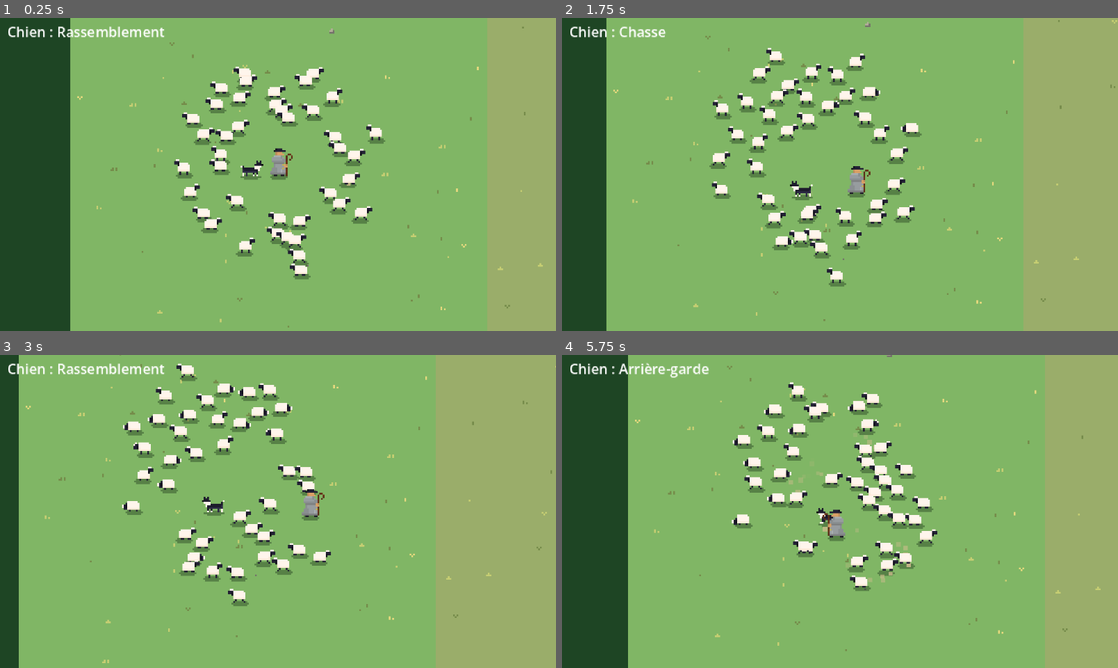
Above: before the commit, frames 1-4 (two rows, left to right).
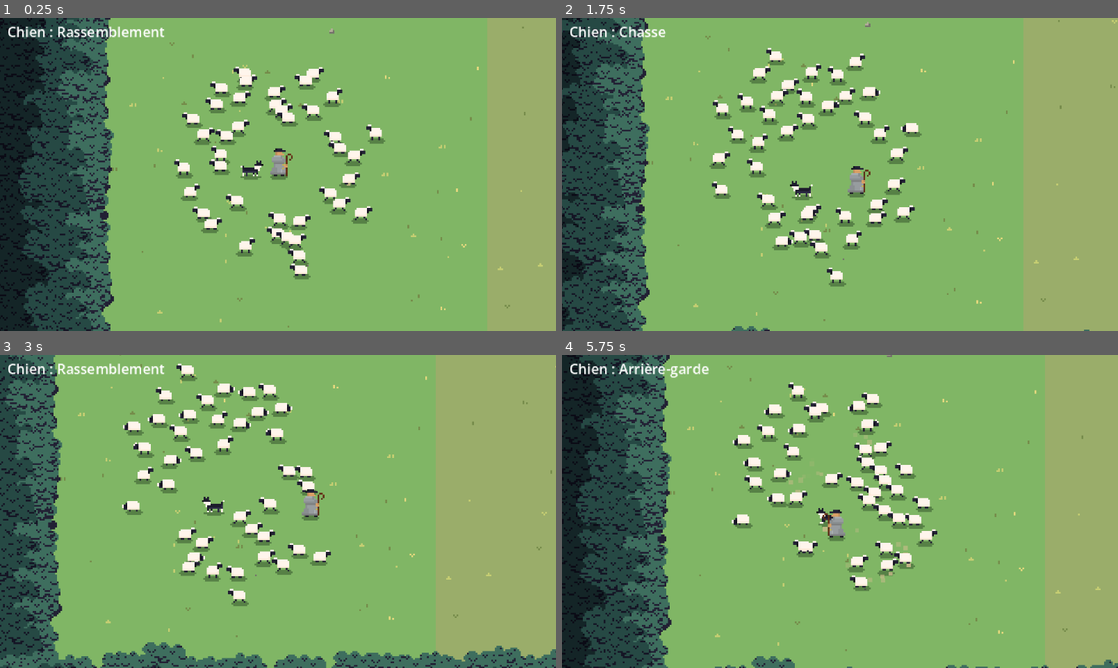
Above: after the commit, the same moments.

Repository: jaimegomesparente/wooly-caravan
Game: Godot game, scene res://scenes/main/main.tscn
Same seed, same stepped clock (60 frames per second), same inputs: the game is played once before the commit and once after it.
Inputs (mouse positions are in pixels of both pictures, inside the frame that each line leads up to):
- Up to frame 1 (0.25 s): no input
- Up to frame 2 (1.75 s): move the mouse to (962, 158) at 0.52 s; hold Right (move_right) 0.53-1.28 s; tap Space (dog_mode) at 0.6, 1.35 s; move the mouse to (728, 190) at 1.27 s; hold Down (move_down) from 1.28 s (still down)
- Up to frame 3 (3 s): move the mouse to (333, 442) at 2.02 s; release Down (move_down) at 2.03 s; hold Right (move_right) 2.03-2.78 s; hold Mouse wheel up (zoom_in) 2.03-2.78 s; tap Space (dog_mode) at 2.3 s; move the mouse to (250, 574) at 2.77 s; hold Up (move_up) from 2.78 s (still down); tap Mouse wheel down (zoom_out) at 2.85 s
- Up to frame 4 (5.75 s): tap Space (dog_mode) at 3.05, 3.6, 4.35, 5.3 s; move the mouse to (1006, 558) at 3.52 s; release Up (move_up) at 3.53 s; hold Left (move_left) 3.53-5.03 s; move the mouse to (673, 464) at 4.27 s; move the mouse to (867, 511) at 5.02 s; hold Down (move_down) from 5.03 s (still down); hold Mouse wheel up (zoom_in) from 5.03 s (still down)

The runs differ from the first frame. In frame 1, 19% of the frame differs, in the area x 0-21%, y 0-100%; in frame 2, 15%; in frame 3, 14%; in frame 4, 18%.

Commit message:
feat(main): forest edges made of tree sprites

Diff:
--- /dev/null
+++ b/scenes/main/forest.gd
@@ -0,0 +1,144 @@
+class_name Forest
+extends Node2D
+## The forest all around the trip, made of tree sprites in rows parallel to each wall. Its front line
+## stands up to `overflow` px on the walkable band and recedes here and there (a smooth noise), with
+## clearings where no tree grows. Its trees are y-sorted with the sheep, the dog and the wolves (keep
+## it a direct child of a y-sorted node): the bottom rows hide what walks behind them. Trees and the
+## ground under them darken by levels toward the back.
+
+enum Wall { TOP, BOTTOM, LEFT, RIGHT }
+
+## Sheet of tree variants, one per cell, the tree's foot at the bottom of the cell.
+@export var tree_texture: Texture2D
+## Number of cells of the sheet in a row, and how many of them (from the left) hold a tree.
+@export var sheet_cells: int = 9
+@export var variants: int = 3
+@export var cell_size: int = 48
+## Column of the trunk in a cell (px from the cell's left side).
+@export var trunk_x: int = 20
+## How far (px) the front line stands inside the walkable band, where it does not recede.
+@export var overflow: float = 16.0
+## Distance (px) between two trees of a row, and between two rows.
+@export var spacing: float = 14.0
+@export var row_spacing: float = 12.0
+## Random shift (px) of each tree, along its row and away from the path.
+@export var jitter: float = 4.0
+## Same seed = same forest every run.
+@export var layout_seed: int = 1
+
+@export_group("Edge")
+## How far (px) the front line recedes at most, and how fast it varies along the walls.
+@export var edge_wobble: float = 14.0
+@export var edge_frequency: float = 0.02
+## No tree where the clearing noise is above this (-1 to 1; higher = fewer clearings).
+@export var clearing_threshold: float = 0.3
+@export var clearing_frequency: float = 0.05
+
+@export_group("Depth")
+## Levels from the front to the back, by depth (px behind the front line) where each starts: tree
+## tint, and ground shade (later levels draw over earlier ones; negative = in front of the trunks).
+@export var tint_starts: Array[float] = [0.0, 10.0, 30.0]
+@export var tint_colors: Array[Color] = [Color.WHITE, Color(0.62, 0.66, 0.72), Color(0.32, 0.34, 0.42)]
+@export var shade_starts: Array[float] = [-4.0, 4.0, 16.0]
+@export var shade_colors: Array[Color] = [Color(0.43, 0.52, 0.31), Color(0.3, 0.4, 0.23), Color(0.17, 0.22, 0.17)]
+
+var _trail: Ground
+var _edge_noise := FastNoiseLite.new()
+var _clearing_noise := FastNoiseLite.new()
+
+
+func _ready() -> void:
+	y_sort_enabled = true
+	_trail = get_tree().get_first_node_in_group("trail") as Ground
+	if _trail == null or tree_texture == null:
+		return
+	_edge_noise.seed = layout_seed
+	_edge_noise.frequency = edge_frequency
+	_clearing_noise.seed = layout_seed + 1
+	_clearing_noise.frequency = clearing_frequency
+	var rng := RandomNumberGenerator.new()
+	rng.seed = layout_seed
+	var e := _trail.edge_depth
+	# How far out (px from the wall) trees still show: past -edge_depth a whole tree is above the
+	# camera limit; a crown (cell_size tall, about half a cell wide) shows from farther below or beside.
+	var limits := {Wall.TOP: e, Wall.BOTTOM: e + cell_size, Wall.LEFT: e + cell_size / 2.0, Wall.RIGHT: e + cell_size / 2.0}
+	for side: Wall in limits:
+		var span := _span(side)
+		var depth := 0.0
+		while _out(side, span.x, depth) - edge_wobble < limits[side]:
+			var along := span.x + rng.randf() * spacing
+			while along < span.y:
+				var at := along + rng.randf_range(-jitter, jitter)
+				var tree_depth := depth + rng.randf() * jitter
+				if _out(side, at, tree_depth) < limits[side]:
+					_plant(rng, _point(side, at, _out(side, at, tree_depth)), tree_depth)
+				along += spacing
+			depth += row_spacing
+
+	var shade := Node2D.new()
+	# Below the trees and the entities, above the ground.
+	shade.z_index = -1
+	shade.draw.connect(_draw_shade.bind(shade))
+	add_child(shade)
+
+
+func _plant(rng: RandomNumberGenerator, foot: Vector2, depth: float) -> void:
+	foot = foot.round()
+	if _clearing_noise.get_noise_2dv(foot) > clearing_threshold:
+		return
+	var tree := Sprite2D.new()
+	tree.texture = tree_texture
+	tree.hframes = sheet_cells
+	tree.frame = rng.randi() % variants
+	tree.offset = Vector2(cell_size / 2.0 - trunk_x, -cell_size / 2.0)
+	tree.modulate = tint_colors[_level(tint_starts, depth)] if not tint_colors.is_empty() else Color.WHITE
+	tree.position = foot
+	add_child(tree)
+
+
+## Range covered along a side: the top and bottom rows run past the corners, under the side rows.
+func _span(side: Wall) -> Vector2:
+	if side == Wall.TOP or side == Wall.BOTTOM:
+		var reach := _trail.edge_depth + cell_size / 2.0
+		return Vector2(-reach, _trail.length + reach)
+	return Vector2(0.0, _trail.height)
+
+
+## Distance (px) out from the wall of a point `depth` px behind the front line.
+func _out(side: Wall, along: float, depth: float) -> float:
+	var recess := (_edge_noise.get_noise_2d(along, side * 1000.0) * 0.5 + 0.5) * edge_wobble
+	return depth - overflow + recess
+
+
+func _point(side: Wall, along: float, out: float) -> Vector2:
+	match side:
+		Wall.TOP:
+			return Vector2(along, -out)
+		Wall.BOTTOM:
+			return Vector2(along, _trail.height + out)
+		Wall.LEFT:
+			return Vector2(-out, along)
+	return Vector2(_trail.length + out, along)
+
+
+## Index of the last level whose start is at or before depth.
+func _level(starts: Array[float], depth: float) -> int:
+	var level := 0
+	for i in starts.size():
+		if depth >= starts[i]:
+			level = i
+	return level
+
+
+## Each level is drawn 1 px stripe by 1 px stripe along each side, from its start out past the
+## camera limit, so its border follows the front line smoothly.
+func _draw_shade(canvas: Node2D) -> void:
+	var far := _trail.edge_depth + cell_size
+	for level in mini(shade_starts.size(), shade_colors.size()):
+		for side: Wall in [Wall.TOP, Wall.BOTTOM, Wall.LEFT, Wall.RIGHT]:
+			var span := _span(side)
+			for along in range(floori(span.x), ceili(span.y)):
+				var out := roundf(_out(side, along, shade_starts[level]))
+				var from := _point(side, along, out)
+				var to := _point(side, along + 1, far)
+				canvas.draw_rect(Rect2(from, to - from).abs(), shade_colors[level])
--- a/scenes/main/ground.gd
+++ b/scenes/main/ground.gd
@@ -1,7 +1,7 @@
 class_name Ground
 extends Node2D
 ## One trip: a band from (0, 0) to (length, height) walked from left to right, with a start and
-## an end pasture, walls all around and a dark forest edge drawn beyond the top and bottom.
+## an end pasture, walls all around; the grass goes on beyond them, under the forest (`Forest`).
 
 ## Tuft shapes, as pixel offsets from the tuft's top-left corner.
 const TUFT_SHAPES: Array = [
@@ -38,8 +38,6 @@
 @export_group("Palette")
 @export var grass_color: Color = Color(0.605, 0.68, 0.415, 1.0)
 @export var patch_color: Color = Color(0.502, 0.712, 0.395, 1.0)
-@export var edge_color: Color = Color(0.12, 0.27, 0.14)
-@export var edge_line_color: Color = Color(0.08, 0.19, 0.1)
 @export var tuft_dark_color: Color = Color(0.46, 0.544, 0.289)
 @export var tuft_light_color: Color = Color(0.775, 0.806, 0.446)
 @export var tuft_bright_color: Color = Color(0.9, 0.85, 0.493)
@@ -75,12 +73,10 @@
 
 func _draw() -> void:
 	var e := edge_depth
-	draw_rect(Rect2(-e, -e, length + e * 2.0, height + e * 2.0), edge_color)
-	draw_rect(bounds(), grass_color)
-	draw_rect(Rect2(0, 0, patch_width, height), patch_color)
-	draw_rect(Rect2(length - patch_width, 0, patch_width, height), patch_color)
-	draw_rect(Rect2(-e, -2, length + e * 2.0, 2), edge_line_color)
-	draw_rect(Rect2(-e, height, length + e * 2.0, 2), edge_line_color)
+	draw_rect(Rect2(-e, -e, length + e * 2.0, height + e * 2.0), grass_color)
+	# The pastures run on under the forest at the left and right ends.
+	draw_rect(Rect2(-e, 0, patch_width + e, height), patch_color)
+	draw_rect(Rect2(length - patch_width, 0, patch_width + e, height), patch_color)
 
 	var rng := RandomNumberGenerator.new()
 	rng.seed = layout_seed
--- a/scenes/main/main.tscn
+++ b/scenes/main/main.tscn
@@ -11,8 +11,10 @@
 [ext_resource type="Script" uid="uid://bo1b31a41aamx" path="res://scenes/main/trip.gd" id="9_trip"]
 [ext_resource type="PackedScene" path="res://ui/end_screen.tscn" id="10_end"]
 [ext_resource type="PackedScene" uid="uid://c67pgonbomrfh" path="res://entities/dog/dog.tscn" id="11_dog"]
-[ext_resource type="Script" path="res://ui/dog_mode_label.gd" id="12_dog_mode"]
-[ext_resource type="Script" path="res://scenes/main/attack_director.gd" id="13_attacks"]
+[ext_resource type="Script" uid="uid://ptixokqk1ji5" path="res://ui/dog_mode_label.gd" id="12_dog_mode"]
+[ext_resource type="Script" uid="uid://btvxehkrfvnr3" path="res://scenes/main/attack_director.gd" id="13_attacks"]
+[ext_resource type="Script" uid="uid://d02ut0adswhae" path="res://scenes/main/forest.gd" id="14_forest"]
+[ext_resource type="Texture2D" uid="uid://k3g1uuc7bcwu" path="res://art/sprites/environment/trees.png" id="15_trees"]
 
 [node name="Main" type="Node2D" unique_id=536968002]
 y_sort_enabled = true
@@ -28,6 +30,11 @@
 tuft_count = 315
 stone_count = 27
 
+[node name="Forest" type="Node2D" parent="." unique_id=2108596303]
+y_sort_enabled = true
+script = ExtResource("14_forest")
+tree_texture = ExtResource("15_trees")
+
 [node name="Shepherd" parent="." unique_id=1167479979 instance=ExtResource("2_shepherd")]
 position = Vector2(120, 150)
 
@@ -42,13 +49,13 @@
 [node name="Trip" type="Node" parent="." unique_id=1414957768]
 script = ExtResource("9_trip")
 
-[node name="AttackDirector" type="Node" parent="."]
+[node name="AttackDirector" type="Node" parent="." unique_id=471395806]
 script = ExtResource("13_attacks")
 wolf_scene = ExtResource("8_wolf")
 
-[node name="Hud" type="CanvasLayer" parent="."]
+[node name="Hud" type="CanvasLayer" parent="." unique_id=1486859162]
 
-[node name="DogMode" type="Label" parent="Hud"]
+[node name="DogMode" type="Label" parent="Hud" unique_id=1556889770]
 offset_left = 4.0
 offset_top = 2.0
 theme_override_font_sizes/font_size = 8
Binary file added: art/sprites/environment/trees.png
Not shown, added: art/sprites/environment/trees.png.import
Not shown, added: scenes/main/forest.gd.uid
Not shown, changed: CLAUDE.md
